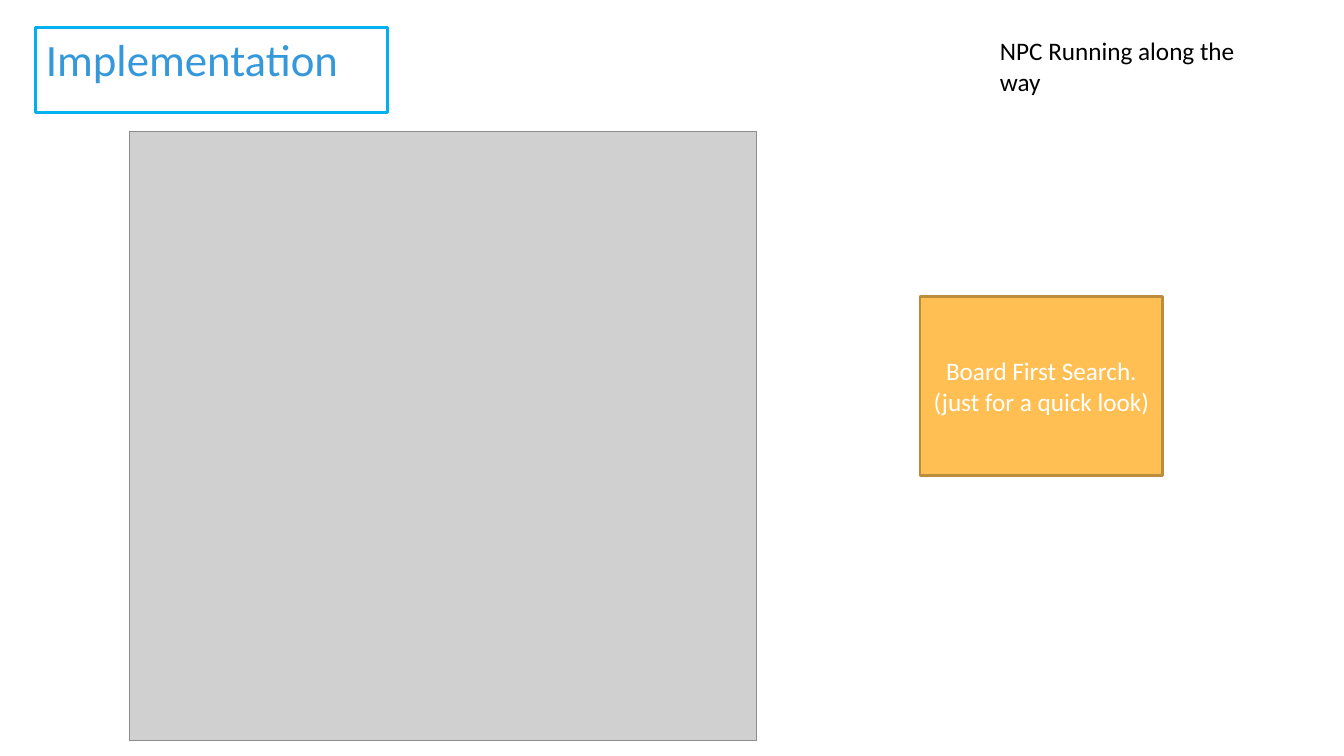
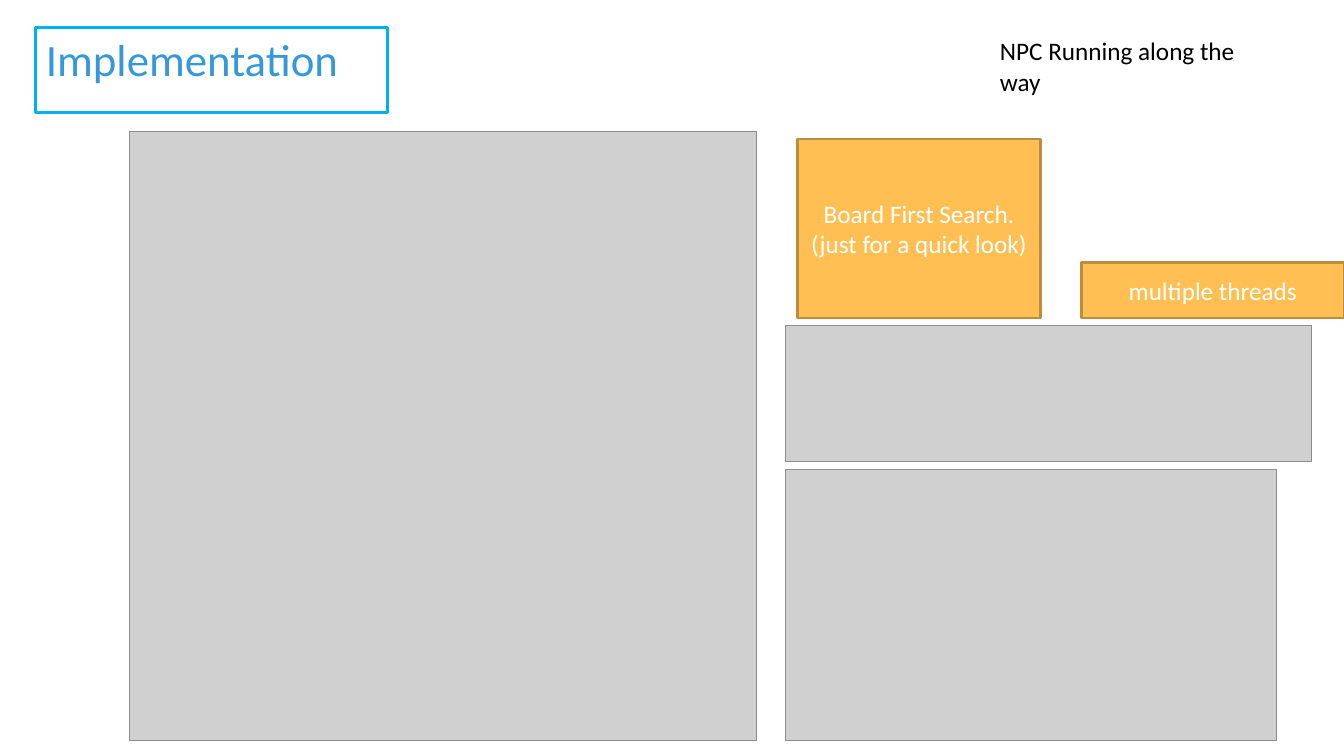
Before and after one commit to cproject2019/cproject2019-group8, a slide deck: slide 21 of Group 8 ArcherBattle.pptx. Drawn at 1344x756 pixels with LibreOffice and Linux fonts; fonts in the diff are those of the drawing; grey boxes stand for pictures; background and template pictures are left out. Boxes give left, top, right and bottom in pixels: in the first picture for what was removed or moved away, otherwise in the second. Text is boxed around its words. In the diff, an @@ line names an element or a change of style, - is before the commit and + after.

```diff
--- a/Group 8 ArcherBattle.pptx
+++ b/Group 8 ArcherBattle.pptx
@@ rectangle "Board First Search.": place and size @@
-rectangle "Board First Search." at [921,296,1164,476]
+rectangle "Board First Search." at [798,139,1041,319]
@@ rectangle added at [1082,263,1344,319], fill #FFBF53, outline #BD8D3D 2 pt, 18 pt, text #FFFFFF @@
+multiple threads
@@ picture added at [785,326,1312,462] @@
@@ picture added at [785,470,1276,741] @@
```
Also in this commit, not shown: 5 other slides changed.
